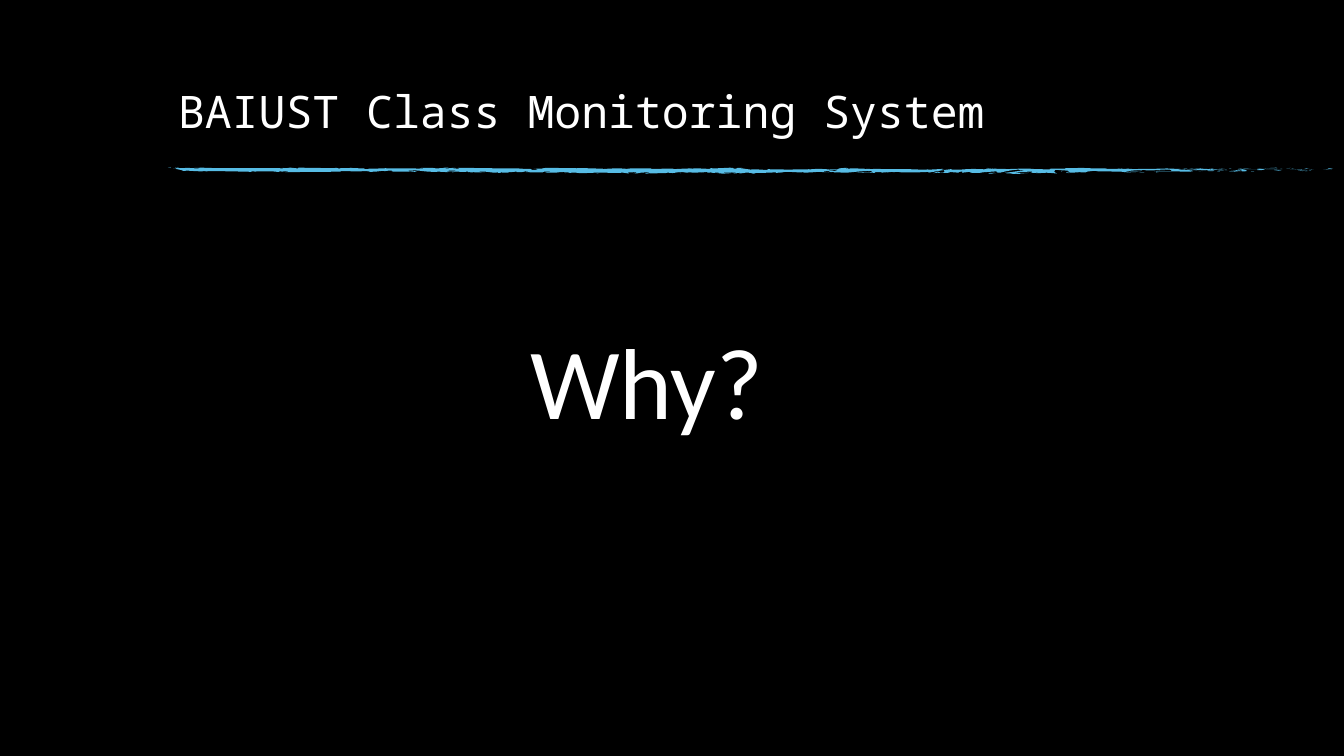
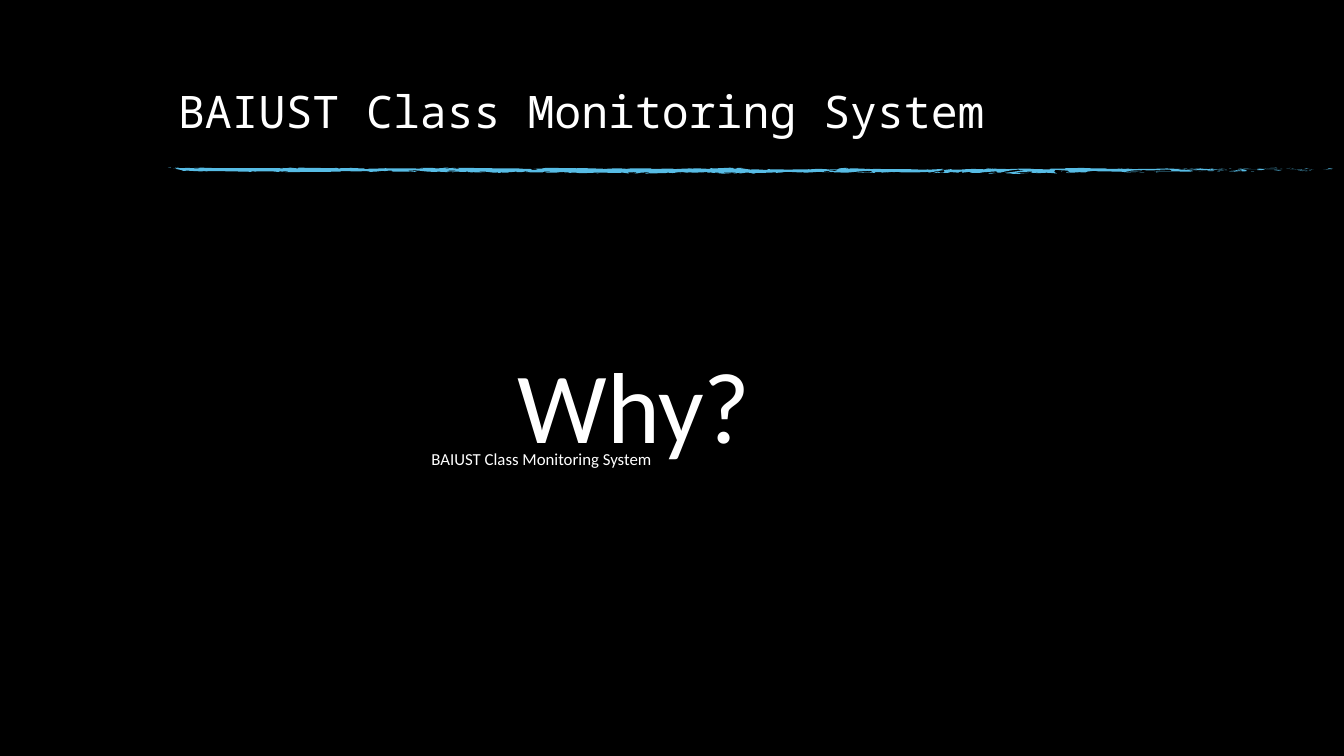
Before and after one commit to gmshakhawat/FinalYearProject, a slide deck: slide 2 of Project Presentation.pptx. Drawn at 1344x756 pixels with LibreOffice and Linux fonts; fonts in the diff are those of the drawing; background and template pictures are left out. Boxes give left, top, right and bottom in pixels: in the first picture for what was removed or moved away, otherwise in the second. Text is boxed around its words. In the diff, an @@ line names an element or a change of style, - is before the commit and + after.

```diff
--- a/Project Presentation.pptx
+++ b/Project Presentation.pptx
@@ text "Why?": place and size @@
-text "Why?" at [530, 349, 763, 436]
+text "Why?" at [518, 373, 751, 467]
@@ text "Why?" at [518, 373, 751, 467]: line spacing 0.9 to 0.8 @@
@@ text added at [431, 453, 651, 468], 12 pt, text #FFFFFF @@
+BAIUST Class Monitoring System
```
Also in this commit, not shown: 1 other slide changed, 1 slide added.
